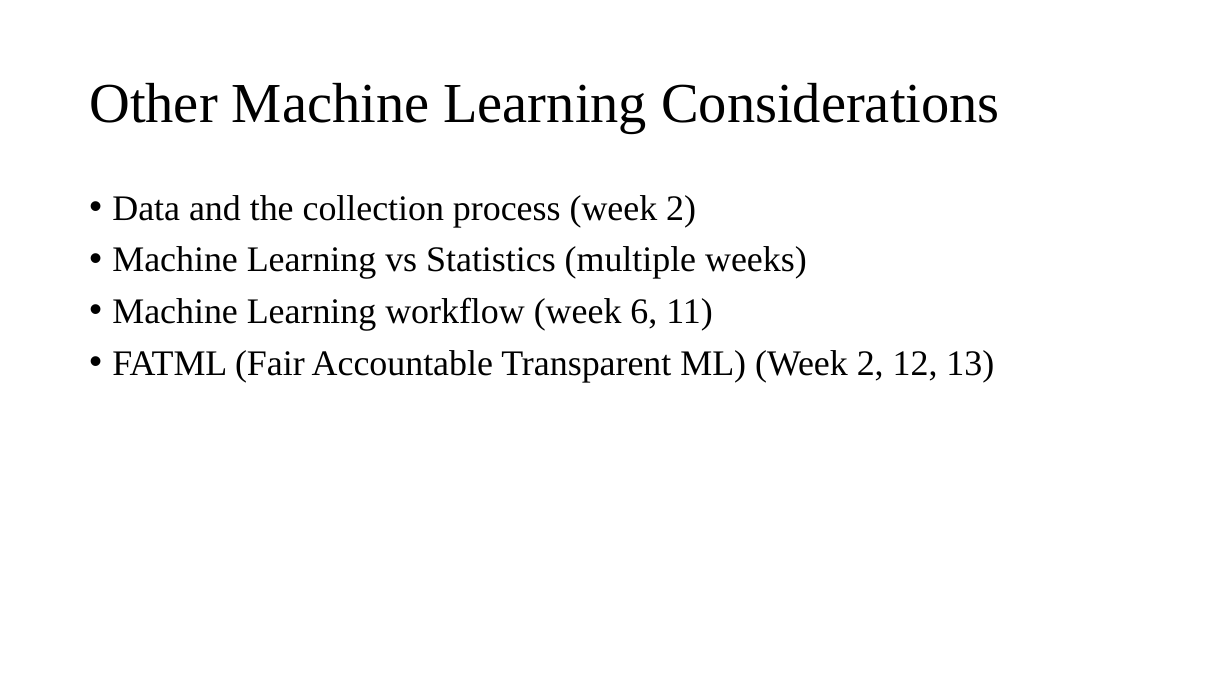
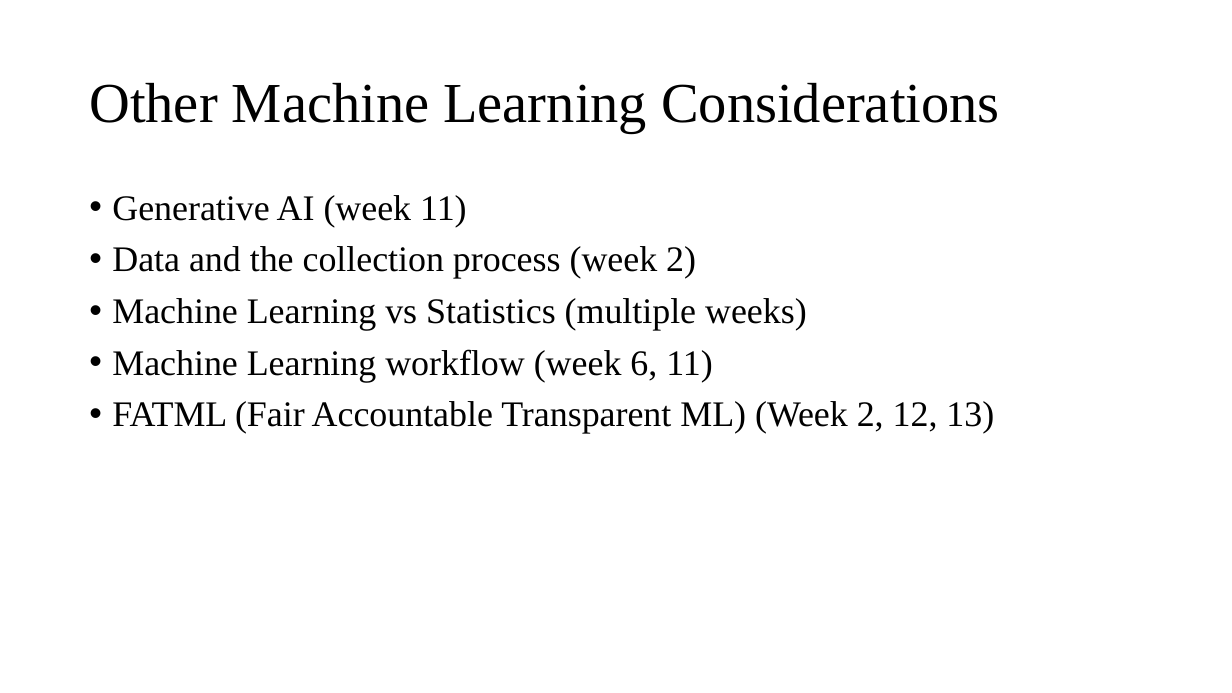
Before and after one commit to Amirosimani/Machine_Learning_Pratt, a slide deck: slide 7 of course slides/week_01.pptx. Drawn at 1232x693 pixels with LibreOffice and Linux fonts; fonts in the diff are those of the drawing. Boxes give left, top, right and bottom in pixels: in the first picture for what was removed or moved away, otherwise in the second. Text is boxed around its words. In the diff, an @@ line names an element or a change of style, - is before the commit and + after.

Commit message:
updated week 1 and 2 slides

```diff
--- a/course slides/week_01.pptx
+++ b/course slides/week_01.pptx
@@ text at (x1=112, y1=195, x2=467, y2=227): paragraph added @@
+• Generative AI (week 11)
```
Also in this commit, not shown: 1 other slide changed, 3 other files.
